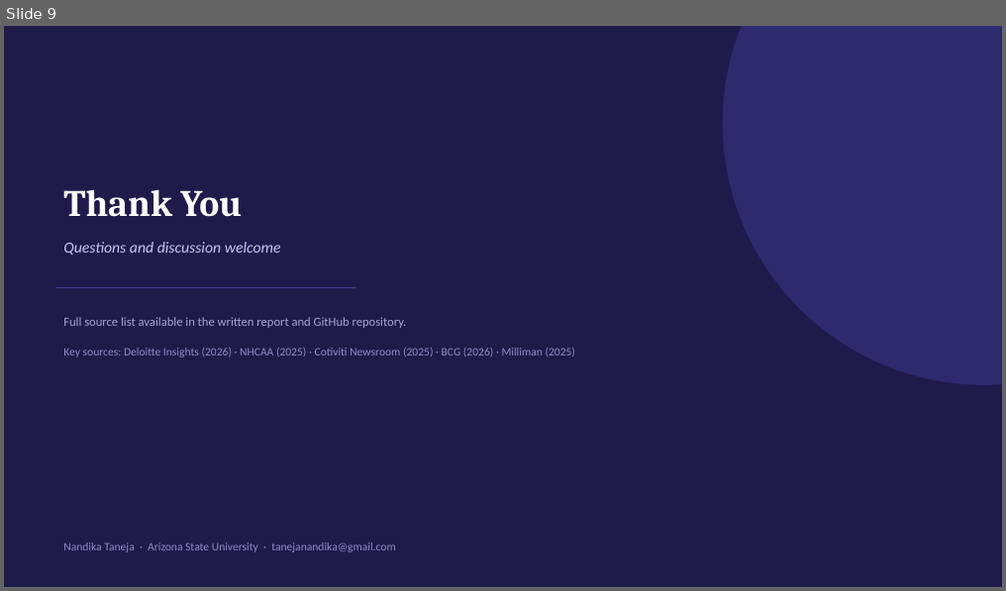
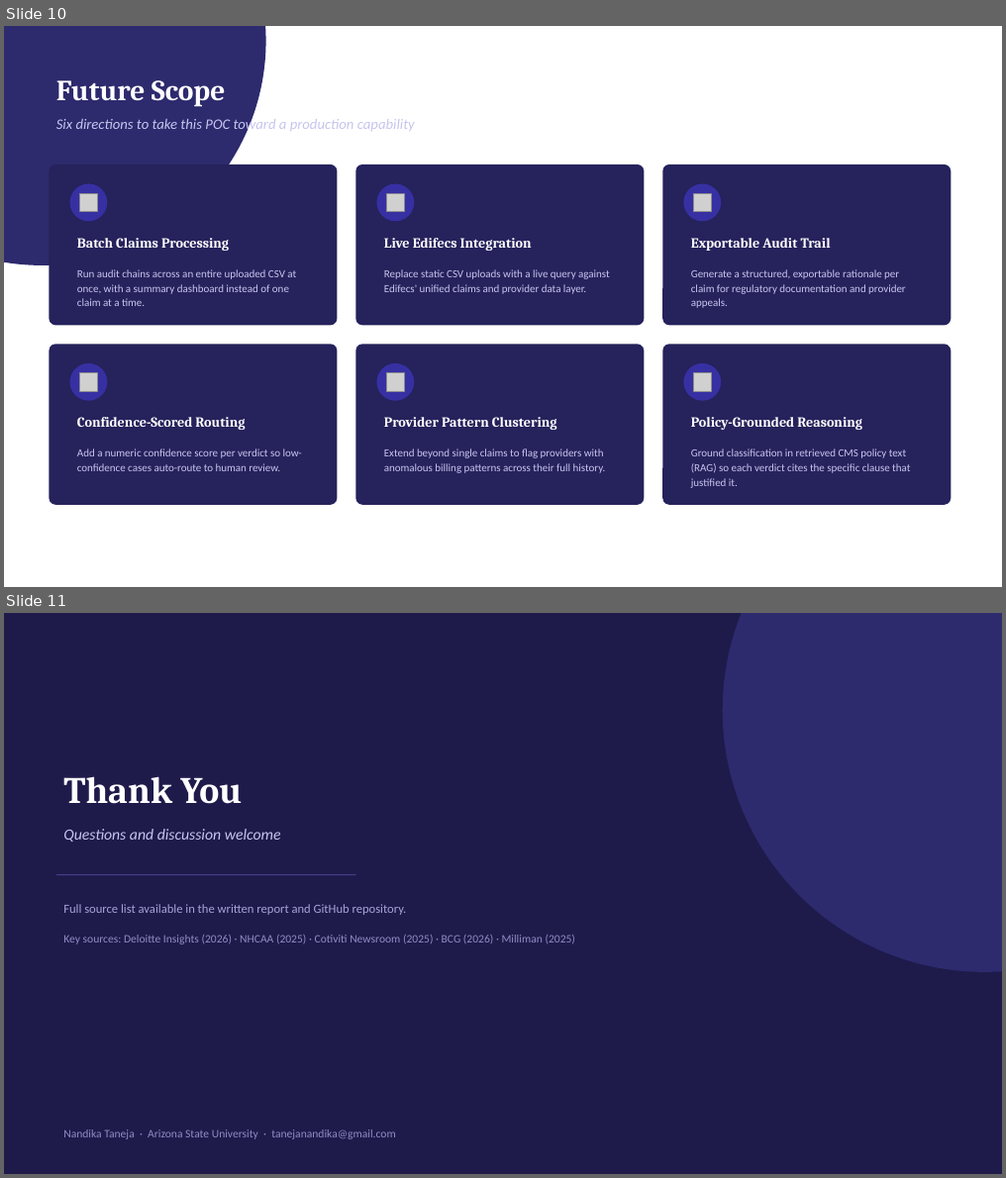
Before and after one commit to nandikat/Claims_audit_agent, a slide deck: Nandika Taneja Claims Audit Agent Presentation.pptx. Shown one above the other, each under a label of ours: slide 9 before the commit, slides 10 and 11 after it. The pictures are 1006x591 and 1006x1178 pixels, drawn with LibreOffice and Linux fonts; fonts in the diff are those of the drawing; grey boxes stand for pictures. Boxes give left, top, right and bottom in pixels: in the first picture for what was removed or moved away, otherwise in the second. Text is boxed around its words. In the diff, an @@ line names an element or a change of style, - is before the commit and + after.

Commit message:
claims audit agent presentation

```diff
--- a/Nandika Taneja Claims Audit Agent Presentation.pptx
+++ b/Nandika Taneja Claims Audit Agent Presentation.pptx
@@ slide 10 added at [4,26,1002,587], background #FFFFFF @@
@@ ellipse added at [4,26,266,266], fill #2D2A6E @@
@@ text added at [56,80,226,107], 28 pt, text #FFFFFF, bold @@
+Future Scope
@@ text added at [56,116,415,133], 14 pt, text #C7C5EE, italic @@
+Six directions to take this POC toward a production capability
@@ rounded rectangle added at [49,165,338,325], fill #26225C @@
@@ rounded rectangle added at [355,165,645,325], fill #26225C @@
@@ rounded rectangle added at [662,165,951,325], fill #26225C @@
@@ ellipse added at [70,184,107,221], fill #3730A3 @@
@@ picture added at [79,193,98,212] @@
@@ ellipse added at [377,184,414,221], fill #3730A3 @@
@@ picture added at [386,193,405,212] @@
@@ ellipse added at [684,184,721,221], fill #3730A3 @@
@@ picture added at [693,193,712,212] @@
@@ text added at [77,238,229,251], 13.5 pt, text #FFFFFF, bold @@
+Batch Claims Processing
@@ text added at [384,238,532,251], 13.5 pt, text #FFFFFF, bold @@
+Live Edifecs Integration
@@ text added at [691,238,831,251], 13.5 pt, text #FFFFFF, bold @@
+Exportable Audit Trail
@@ text added at [77,270,296,306], 10.5 pt, text #C7C5EE @@
+Run audit chains across an entire uploaded CSV at once, with a summary dashboard instead of one claim at a time.
@@ text added at [384,270,610,294], 10.5 pt, text #C7C5EE @@
+Replace static CSV uploads with a live query against Edifecs' unified claims and provider data layer.
@@ text added at [691,270,906,308], 10.5 pt, text #C7C5EE @@
+Generate a structured, exportable rationale per claim for regulatory documentation and provider appeals.
@@ rounded rectangle added at [49,344,338,505], fill #26225C @@
@@ rounded rectangle added at [355,344,645,505], fill #26225C @@
@@ rounded rectangle added at [662,344,951,505], fill #26225C @@
@@ ellipse added at [70,364,107,401], fill #3730A3 @@
@@ picture added at [79,373,98,391] @@
@@ ellipse added at [377,364,414,401], fill #3730A3 @@
@@ picture added at [386,373,405,391] @@
@@ ellipse added at [684,364,721,401], fill #3730A3 @@
@@ picture added at [693,373,712,391] @@
@@ text added at [77,417,245,430], 13.5 pt, text #FFFFFF, bold @@
+Confidence-Scored Routing
@@ text added at [384,417,557,430], 13.5 pt, text #FFFFFF, bold @@
+Provider Pattern Clustering
@@ text added at [691,417,862,430], 13.5 pt, text #FFFFFF, bold @@
+Policy-Grounded Reasoning
@@ text added at [77,449,302,472], 10.5 pt, text #C7C5EE @@
+Add a numeric confidence score per verdict so low-confidence cases auto-route to human review.
@@ text added at [384,449,606,473], 10.5 pt, text #C7C5EE @@
+Extend beyond single claims to flag providers with anomalous billing patterns across their full history.
@@ text added at [691,449,910,488], 10.5 pt, text #C7C5EE @@
+Ground classification in retrieved CMS policy text (RAG) so each verdict cites the specific clause that justified it.
@@ what was slide 9 is now slide 11 @@
```
Also in this commit, not shown: 1 other slide added.
